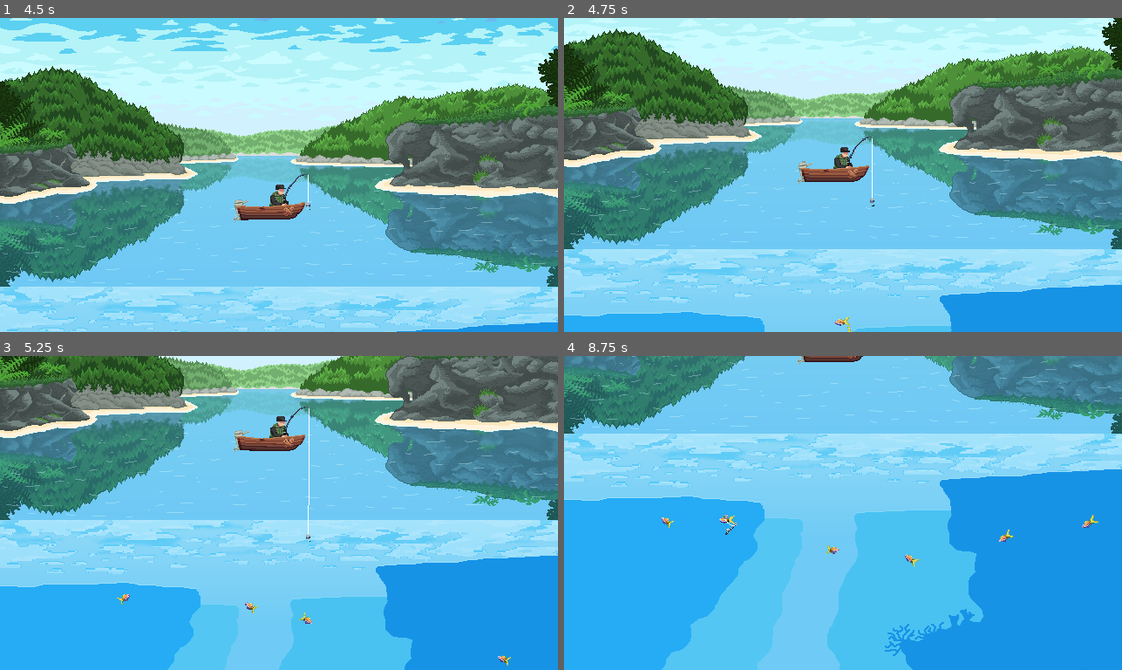
Above: before the commit, frames 1-4 (two rows, left to right).
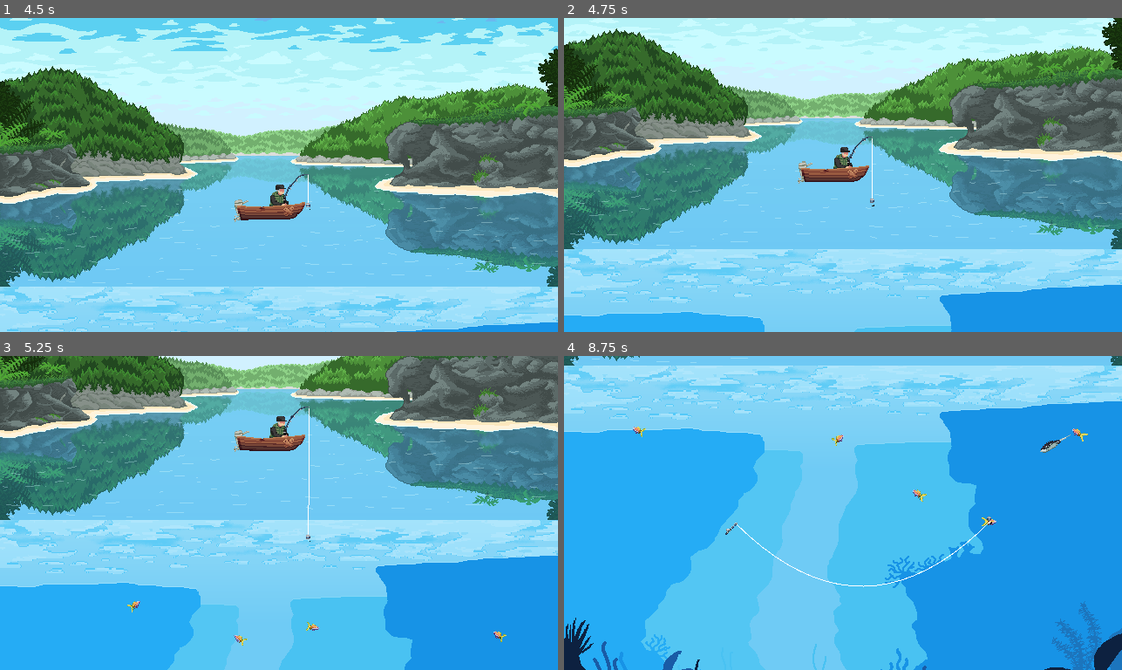
Above: after the commit, the same moments.

Repository: Bad-Onion/gyotaku
Game: Godot game, scene res://main.tscn
Same seed, same stepped clock (60 frames per second), same inputs: the game is played once before the commit and once after it.
Inputs (mouse positions are in pixels of both pictures, inside the frame that each line leads up to):
- Up to frame 1 (4.5 s): click "Jogar" at 0.5 s; move the mouse to (401, 159) at 1.27 s; click (401, 159) at 1.35 s; move the mouse to (167, 190) at 2.02 s; click (167, 190) at 2.1 s; move the mouse to (334, 105) at 2.77 s; click (334, 105) at 2.85 s; move the mouse to (251, 237) at 3.52 s; click (251, 237) at 3.6 s; move the mouse to (446, 222) at 4.27 s; click (446, 222) at 4.35 s
- Up to frame 2 (4.75 s): no input
- Up to frame 3 (5.25 s): move the mouse to (111, 465) at 5.02 s; click (111, 465) at 5.1 s
- Up to frame 4 (8.75 s): move the mouse to (870, 513) at 5.77 s; click (870, 513) at 5.85 s; move the mouse to (759, 434) at 6.52 s; click (759, 434) at 6.6 s; move the mouse to (965, 497) at 7.27 s; click (965, 497) at 7.35 s; move the mouse to (731, 528) at 8.02 s; click (731, 528) at 8.1 s

Frame 1 is identical in both runs. In frame 2, less than 0.1% of the frame differs, in the area x 48-52%, y 95-100%; in frame 3, 0.3%; in frame 4, 47%, in the area x 0-100%, y 0-100%.

Commit message:
add fish variaty

Diff:
--- /dev/null
+++ b/gyotaku/resources/arraia/arraia_fishing_config.tres
@@ -0,0 +1,9 @@
+[gd_resource type="Resource" script_class="FishingConfig" format=3 uid="uid://c3cprag8y8o6t"]
+
+[ext_resource type="Script" uid="uid://c50nau0nqic1d" path="res://scenes/entities/fishes/components/fishing_config.gd" id="1_wvmnu"]
+
+[resource]
+script = ExtResource("1_wvmnu")
+player_pull_power = 1.3
+fish_struggle_power = 80.0
+metadata/_custom_type_script = "uid://c50nau0nqic1d"
--- /dev/null
+++ b/gyotaku/resources/arraia/arraia_movement_config.tres
@@ -0,0 +1,10 @@
+[gd_resource type="Resource" script_class="FishMovementConfig" format=3 uid="uid://l2epnmg8qhwl"]
+
+[ext_resource type="Script" uid="uid://bw0qelw0wu8gy" path="res://scenes/entities/fishes/components/fish_movement_config.gd" id="1_wfk1n"]
+
+[resource]
+script = ExtResource("1_wfk1n")
+base_speed = 35.0
+chase_speed = 75.0
+wander_radius_y = 50.0
+metadata/_custom_type_script = "uid://bw0qelw0wu8gy"
--- /dev/null
+++ b/gyotaku/resources/gurukun/gurukun_fishing_config.tres
@@ -0,0 +1,7 @@
+[gd_resource type="Resource" script_class="FishingConfig" format=3 uid="uid://cevrk20dw6lwn"]
+
+[ext_resource type="Script" uid="uid://c50nau0nqic1d" path="res://scenes/entities/fishes/components/fishing_config.gd" id="1_1buhx"]
+
+[resource]
+script = ExtResource("1_1buhx")
+metadata/_custom_type_script = "uid://c50nau0nqic1d"
--- /dev/null
+++ b/gyotaku/resources/gurukun/gurukun_movement_config.tres
@@ -0,0 +1,7 @@
+[gd_resource type="Resource" script_class="FishMovementConfig" format=3 uid="uid://dlgdnqnl18esb"]
+
+[ext_resource type="Script" uid="uid://bw0qelw0wu8gy" path="res://scenes/entities/fishes/components/fish_movement_config.gd" id="1_0ftav"]
+
+[resource]
+script = ExtResource("1_0ftav")
+metadata/_custom_type_script = "uid://bw0qelw0wu8gy"
--- /dev/null
+++ b/gyotaku/scenes/entities/fishes/arraia/arraia.tscn
@@ -0,0 +1,115 @@
+[gd_scene format=3 uid="uid://cshlrv7ow3bj4"]
+
+[ext_resource type="PackedScene" uid="uid://cgb7ob0db0t1f" path="res://scenes/entities/fishes/fish.tscn" id="1_cok0a"]
+[ext_resource type="Resource" uid="uid://c3cprag8y8o6t" path="res://resources/arraia/arraia_fishing_config.tres" id="2_phj26"]
+[ext_resource type="Texture2D" uid="uid://dj6j23lby6twa" path="res://assets/sprites/fishes/arraia/Arraia-Sheet.png" id="3_xlx27"]
+[ext_resource type="Resource" uid="uid://l2epnmg8qhwl" path="res://resources/arraia/arraia_movement_config.tres" id="4_kt8f1"]
+
+[sub_resource type="AtlasTexture" id="AtlasTexture_a0tl6"]
+atlas = ExtResource("3_xlx27")
+region = Rect2(0, 48, 64, 48)
+
+[sub_resource type="AtlasTexture" id="AtlasTexture_r1yfd"]
+atlas = ExtResource("3_xlx27")
+region = Rect2(64, 48, 64, 48)
+
+[sub_resource type="AtlasTexture" id="AtlasTexture_vtpgv"]
+atlas = ExtResource("3_xlx27")
+region = Rect2(128, 48, 64, 48)
+
+[sub_resource type="AtlasTexture" id="AtlasTexture_rvseb"]
+atlas = ExtResource("3_xlx27")
+region = Rect2(192, 48, 64, 48)
+
+[sub_resource type="AtlasTexture" id="AtlasTexture_6fsg4"]
+atlas = ExtResource("3_xlx27")
+region = Rect2(256, 48, 64, 48)
+
+[sub_resource type="AtlasTexture" id="AtlasTexture_w6v14"]
+atlas = ExtResource("3_xlx27")
+region = Rect2(320, 48, 64, 48)
+
+[sub_resource type="AtlasTexture" id="AtlasTexture_hqx26"]
+atlas = ExtResource("3_xlx27")
+region = Rect2(384, 48, 64, 48)
+
+[sub_resource type="AtlasTexture" id="AtlasTexture_gl7e6"]
+atlas = ExtResource("3_xlx27")
+region = Rect2(448, 48, 64, 48)
+
+[sub_resource type="AtlasTexture" id="AtlasTexture_b730t"]
+atlas = ExtResource("3_xlx27")
+region = Rect2(512, 48, 64, 48)
+
+[sub_resource type="AtlasTexture" id="AtlasTexture_eg17t"]
+atlas = ExtResource("3_xlx27")
+region = Rect2(576, 48, 64, 48)
+
+[sub_resource type="AtlasTexture" id="AtlasTexture_p17b0"]
+atlas = ExtResource("3_xlx27")
+region = Rect2(640, 48, 64, 48)
+
+[sub_resource type="AtlasTexture" id="AtlasTexture_4jl2k"]
+atlas = ExtResource("3_xlx27")
+region = Rect2(704, 48, 64, 48)
+
+[sub_resource type="SpriteFrames" id="SpriteFrames_fbtw5"]
+animations = [{
+"frames": [{
+"duration": 1.0,
+"texture": SubResource("AtlasTexture_a0tl6")
+}, {
+"duration": 1.0,
+"texture": SubResource("AtlasTexture_r1yfd")
+}, {
+"duration": 1.0,
+"texture": SubResource("AtlasTexture_vtpgv")
+}, {
+"duration": 1.0,
+"texture": SubResource("AtlasTexture_rvseb")
+}, {
+"duration": 1.0,
+"texture": SubResource("AtlasTexture_6fsg4")
+}, {
+"duration": 1.0,
+"texture": SubResource("AtlasTexture_w6v14")
+}, {
+"duration": 1.0,
+"texture": SubResource("AtlasTexture_hqx26")
+}, {
+"duration": 1.0,
+"texture": SubResource("AtlasTexture_gl7e6")
+}, {
+"duration": 1.0,
+"texture": SubResource("AtlasTexture_b730t")
+}, {
+"duration": 1.0,
+"texture": SubResource("AtlasTexture_eg17t")
+}, {
+"duration": 1.0,
+"texture": SubResource("AtlasTexture_p17b0")
+}, {
+"duration": 1.0,
+"texture": SubResource("AtlasTexture_4jl2k")
+}],
+"loop": true,
+"name": &"default",
+"speed": 5.0
+}]
+
+[node name="Arraia" unique_id=69548390 instance=ExtResource("1_cok0a")]
+fishing_config = ExtResource("2_phj26")
+
+[node name="FishSprite" parent="." index="0" unique_id=341686494]
+sprite_frames = SubResource("SpriteFrames_fbtw5")
+frame_progress = 0.20888323
+
+[node name="FishCollision" parent="." index="1" unique_id=502182990]
+position = Vector2(-4, -1)
+
+[node name="MovementComponent" parent="." index="2" unique_id=1380834197]
+movement_config = ExtResource("4_kt8f1")
+
+[node name="VisibleOnScreenNotifier2D" parent="." index="4" unique_id=1459822460]
+position = Vector2(8, 0)
+rect = Rect2(-25, -9, 42, 13)
--- /dev/null
+++ b/gyotaku/scenes/entities/fishes/components/fish_spawn_config.gd
@@ -0,0 +1,6 @@
+class_name FishSpawnConfig
+extends Resource
+
+
+@export var fish_scene: PackedScene
+@export_range(0.1, 100.0, 0.1) var spawn_weight: float = 1.0
--- a/gyotaku/scenes/entities/fishes/fish.tscn
+++ b/gyotaku/scenes/entities/fishes/fish.tscn
@@ -96,7 +96,7 @@
 sprite_frames = SubResource("SpriteFrames_1qwp3")
 autoplay = "default"
 
-[node name="CollisionShape2D" type="CollisionShape2D" parent="." unique_id=502182990]
+[node name="FishCollision" type="CollisionShape2D" parent="." unique_id=502182990]
 position = Vector2(2, 0.5)
 shape = SubResource("RectangleShape2D_a0pc3")
 
--- /dev/null
+++ b/gyotaku/scenes/entities/fishes/gurukun/gurukun.tscn
@@ -0,0 +1,11 @@
+[gd_scene format=3 uid="uid://cqg1mwy0btwtj"]
+
+[ext_resource type="PackedScene" uid="uid://cgb7ob0db0t1f" path="res://scenes/entities/fishes/fish.tscn" id="1_dnd3g"]
+[ext_resource type="Resource" uid="uid://cevrk20dw6lwn" path="res://resources/gurukun/gurukun_fishing_config.tres" id="2_k387f"]
+[ext_resource type="Resource" uid="uid://dlgdnqnl18esb" path="res://resources/gurukun/gurukun_movement_config.tres" id="3_4i1ug"]
+
+[node name="Gurukun" unique_id=69548390 instance=ExtResource("1_dnd3g")]
+fishing_config = ExtResource("2_k387f")
+
+[node name="MovementComponent" parent="." index="2" unique_id=1380834197]
+movement_config = ExtResource("3_4i1ug")
--- a/gyotaku/scenes/levels/level_1/level_1.tscn
+++ b/gyotaku/scenes/levels/level_1/level_1.tscn
@@ -9,7 +9,6 @@
 [ext_resource type="PackedScene" uid="uid://cct68w64r5qsd" path="res://scenes/ui/okinawa_background/okinawa_underwater_background.tscn" id="4_1iula"]
 [ext_resource type="Script" uid="uid://d4im07ios3cej" path="res://scenes/mechanics/fishing_mechanic/fish_spawner.gd" id="4_58uyj"]
 [ext_resource type="Script" uid="uid://byhdwncbhrg0u" path="res://scenes/interactables/boat/boat_floating.gd" id="4_w3g2g"]
-[ext_resource type="PackedScene" uid="uid://cgb7ob0db0t1f" path="res://scenes/entities/fishes/fish.tscn" id="5_ojo11"]
 [ext_resource type="PackedScene" uid="uid://bcbxhrgo0wlfw" path="res://scenes/ui/okinawa_background/okinawa_background.tscn" id="5_v0dvh"]
 [ext_resource type="Resource" uid="uid://c6u65drbrt1sa" path="res://resources/default_fish_dificulty.tres" id="7_1jeig"]
 [ext_resource type="PackedScene" uid="uid://dqn76wtt7lna1" path="res://scenes/entities/player/player.tscn" id="7_hhmec"]
@@ -22,6 +21,9 @@
 [ext_resource type="Script" uid="uid://b5trg2v7qwdrj" path="res://scenes/entities/player/states/player_pull_state.gd" id="13_5d3u7"]
 [ext_resource type="Script" uid="uid://btmllpkc3kjpr" path="res://scenes/interactables/fishing_cursor_ui/components/world_line_controller.gd" id="21_1iula"]
 [ext_resource type="Script" uid="uid://bp6jpcuc73prj" path="res://scenes/interactables/fishing_cursor_ui/components/fishing_line_renderer.gd" id="21_41r28"]
+[ext_resource type="Script" uid="uid://14b38vmfp2df" path="res://scenes/entities/fishes/components/fish_spawn_config.gd" id="22_1fq2y"]
+[ext_resource type="PackedScene" uid="uid://cqg1mwy0btwtj" path="res://scenes/entities/fishes/gurukun/gurukun.tscn" id="23_q7p11"]
+[ext_resource type="PackedScene" uid="uid://cshlrv7ow3bj4" path="res://scenes/entities/fishes/arraia/arraia.tscn" id="24_vva6n"]
 
 [sub_resource type="AtlasTexture" id="AtlasTexture_wloe5"]
 atlas = ExtResource("3_napug")
@@ -79,6 +81,18 @@
 "name": &"default",
 "speed": 5.0
 }]
+
+[sub_resource type="Resource" id="Resource_vm2d2"]
+script = ExtResource("22_1fq2y")
+fish_scene = ExtResource("23_q7p11")
+spawn_weight = 10.0
+metadata/_custom_type_script = "uid://14b38vmfp2df"
+
+[sub_resource type="Resource" id="Resource_hws8l"]
+script = ExtResource("22_1fq2y")
+fish_scene = ExtResource("24_vva6n")
+spawn_weight = 6.0
+metadata/_custom_type_script = "uid://14b38vmfp2df"
 
 [node name="Level1" type="Node2D" unique_id=1565577455]
 script = ExtResource("1_58uyj")
@@ -192,7 +206,7 @@
 [node name="FishSpawner" type="Node2D" parent="Systems" unique_id=1585078721 node_paths=PackedStringArray("fishes_container")]
 position = Vector2(320, 451)
 script = ExtResource("4_58uyj")
-fish_scene = ExtResource("5_ojo11")
+spawn_pool = Array[ExtResource("22_1fq2y")]([SubResource("Resource_vm2d2"), SubResource("Resource_hws8l")])
 spawn_area_size = Vector2(560, 140)
 fishes_container = NodePath("../FishesContainer")
 
--- a/gyotaku/scenes/mechanics/fishing_mechanic/fish_spawner.gd
+++ b/gyotaku/scenes/mechanics/fishing_mechanic/fish_spawner.gd
@@ -2,7 +2,7 @@
 extends Node2D
 
 
-@export var fish_scene: PackedScene
+@export var spawn_pool: Array[FishSpawnConfig]
 @export var spawn_area_size: Vector2 = Vector2(560, 180)
 @export var initial_fishes: int = 3
 @export var max_fishes: int = 10
@@ -18,11 +18,15 @@
 
 
 func spawn_fish(spawn_inside: bool) -> void:
-	if not fish_scene or not fishes_container:
-		push_error("FishSpawner: Missing dependencies.")
+	if not fishes_container:
+		push_error("FishSpawner: Missing fishes_container.")
 		return
 
-	var fish_instance := fish_scene.instantiate() as Fish
+	var selected_scene := _get_random_fish_scene()
+	if not selected_scene:
+		return
+
+	var fish_instance := selected_scene.instantiate() as Fish
 	if not fish_instance:
 		push_error("FishSpawner: Instantiated scene is not a Fish.")
 		return
@@ -66,3 +70,24 @@
 func _on_spawn_timer_timeout() -> void:
 	if fishes_container and fishes_container.get_child_count() < max_fishes:
 		spawn_fish(false)
+
+
+func _get_random_fish_scene() -> PackedScene:
+	if spawn_pool.is_empty():
+		push_error("FishSpawner: Spawn pool is empty!")
+		return null
+
+	var total_weight := 0.0
+	for config in spawn_pool:
+		total_weight += config.spawn_weight
+
+	var random_value := randf_range(0.0, total_weight)
+	var current_weight := 0.0
+
+	for config in spawn_pool:
+		current_weight += config.spawn_weight
+
+		if random_value <= current_weight:
+			return config.fish_scene
+
+	return spawn_pool[0].fish_scene
Binary file changed: gyotaku/assets/sprites/fishes/arraia/Arraia-Sheet.png
Not shown, added: gyotaku/scenes/entities/fishes/components/fish_spawn_config.gd.uid
